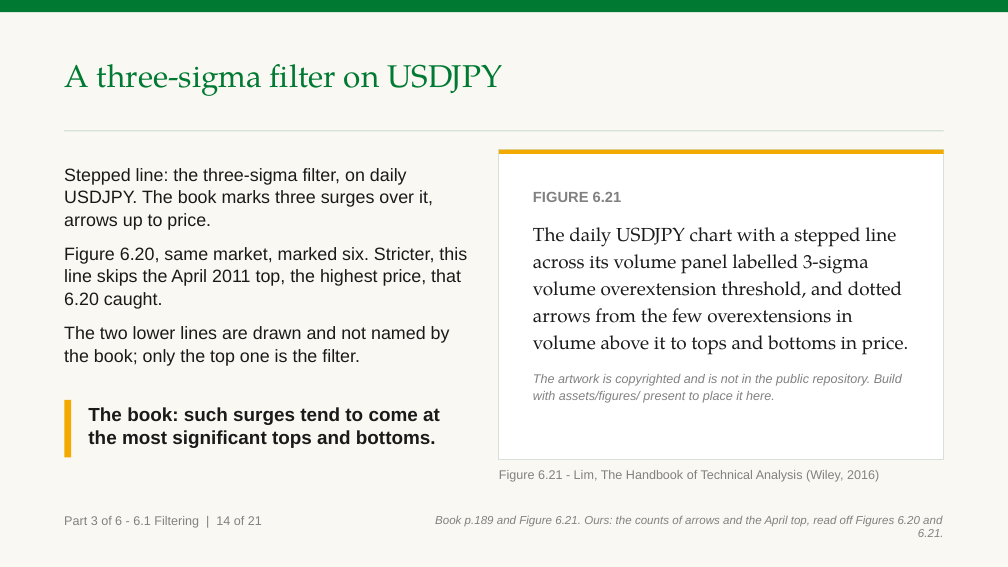
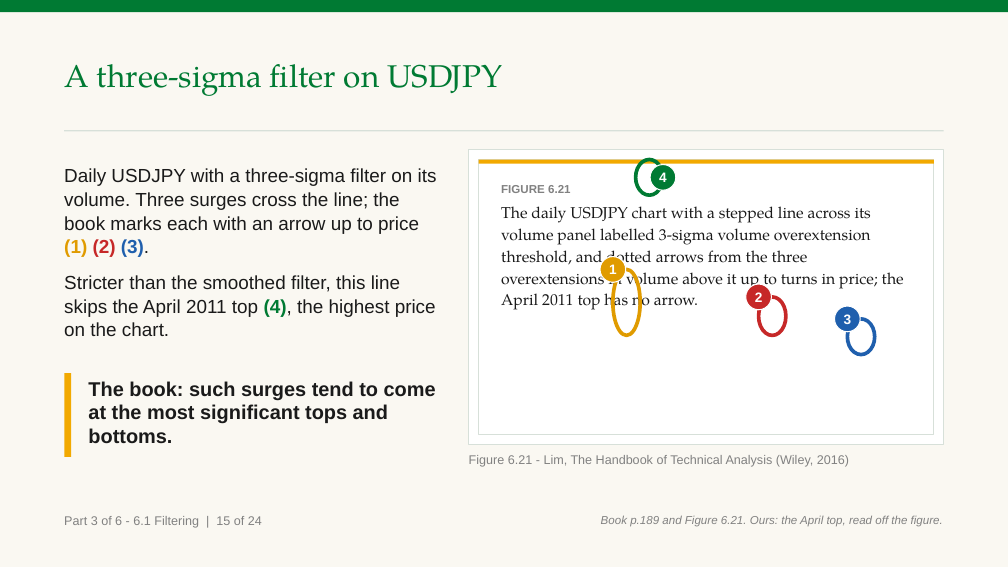
Before and after one commit to benjiesotelo-sudo/Telos_FIN1209, a slide deck: slide 91 of chapter-06/FIN1209-Chapter-06.pptx (slide 90 before the commit). Drawn at 1008x567 pixels with LibreOffice and Linux fonts; fonts in the diff are those of the drawing. Boxes give left, top, right and bottom in pixels: in the first picture for what was removed or moved away, otherwise in the second. Text is boxed around its words. In the diff, an @@ line names an element or a change of style, - is before the commit and + after.

```diff
--- a/chapter-06/FIN1209-Chapter-06.pptx
+++ b/chapter-06/FIN1209-Chapter-06.pptx
@@ text at box(64, 168, 437, 336): text changed; size 17 to 18 pt @@
-Stepped line: the three-sigma filter, on daily USDJPY. The book marks three surges over it, arrows up to price.
-Figure 6.20, same market, marked six. Stricter, this line skips the April 2011 top, the highest price, that 6.20 caught.
-The two lower lines are drawn and not named by the book; only the top one is the filter.
+Daily USDJPY with a three-sigma filter on its volume. Three surges cross the line; the book marks each with an arrow up to price (1) (2) (3).
+Stricter than the smoothed filter, this line skips the April 2011 top (4), the highest price on the chart.
@@ rectangle: place and size @@
-rectangle at box(499, 150, 944, 460)
+rectangle at box(469, 150, 944, 444)
@@ rectangle: place and size @@
-rectangle at box(499, 150, 944, 154)
+rectangle at box(479, 160, 934, 164)
@@ rectangle added at box(479, 160, 934, 434), fill #FFFFFF, outline #D7E0D9 1 pt @@
@@ ellipse added at box(636, 160, 663, 195), outline #007A33 3.5 pt @@
@@ ellipse added at box(650, 165, 676, 191), fill #007A33, outline #FFFFFF 1 pt, 13 pt, text #FFFFFF, bold @@
+4
@@ text at box(501, 206, 904, 313): text changed; size 18 to 15 pt @@
-The daily USDJPY chart with a stepped line across its volume panel labelled 3-sigma volume overextension threshold, and dotted arrows from the few overextensions in volume above it to tops and bottoms in price.
-The artwork is copyrighted and is not in the public repository. Build with assets/figures/ present to place it here.
+The daily USDJPY chart with a stepped line across its volume panel labelled 3-sigma volume overextension threshold, and dotted arrows from the three overextensions in volume above it up to turns in price; the April 2011 top has no arrow.
@@ text at box(501, 185, 570, 193): size 14 to 11 pt in "FIGURE 6.21"; less space between paragraphs @@
@@ text "FIGURE 6.21": place and size @@
-text "FIGURE 6.21" at box(533, 192, 908, 403)
+text "FIGURE 6.21" at box(501, 185, 904, 313)
@@ ellipse added at box(600, 256, 626, 282), fill #E09B00, outline #FFFFFF 1 pt, 13 pt, text #FFFFFF, bold @@
+1
@@ ellipse added at box(613, 269, 640, 335), outline #E09B00 3.5 pt @@
@@ ellipse added at box(746, 284, 771, 310), fill #C62828, outline #FFFFFF 1 pt, 13 pt, text #FFFFFF, bold @@
+2
@@ ellipse added at box(758, 297, 786, 336), outline #C62828 3.5 pt @@
@@ ellipse added at box(835, 306, 861, 332), fill #1F5FAD, outline #FFFFFF 1 pt, 13 pt, text #FFFFFF, bold @@
+3
@@ ellipse added at box(848, 319, 875, 355), outline #1F5FAD 3.5 pt @@
@@ rectangle: place and size @@
-rectangle at box(64, 400, 71, 457)
+rectangle at box(64, 373, 71, 457)
@@ text "The book: such surges tend ...": place and size @@
-text "The book: such surges tend ..." at box(88, 407, 440, 448)
+text "The book: such surges tend ..." at box(88, 381, 436, 444)
@@ text "The book: such surges tend ..." at box(88, 381, 436, 444): size 18 to 19 pt @@
@@ text "Figure 6.21 - Lim, The ...": place and size @@
-text "Figure 6.21 - Lim, The ..." at box(499, 470, 879, 482)
+text "Figure 6.21 - Lim, The ..." at box(469, 455, 849, 467)
@@ text at box(64, 516, 262, 528): text changed @@
-Part 3 of 6 - 6.1 Filtering | 14 of 21
+Part 3 of 6 - 6.1 Filtering | 15 of 24
@@ text at box(601, 515, 943, 527): text changed @@
-Book p.189 and Figure 6.21. Ours: the counts of arrows and the April top, read off Figures 6.20 and 6.21.
+Book p.189 and Figure 6.21. Ours: the April top, read off the figure.
```
Also in this commit, not shown: 49 other slides changed, 6 slides added, 4 other files.
